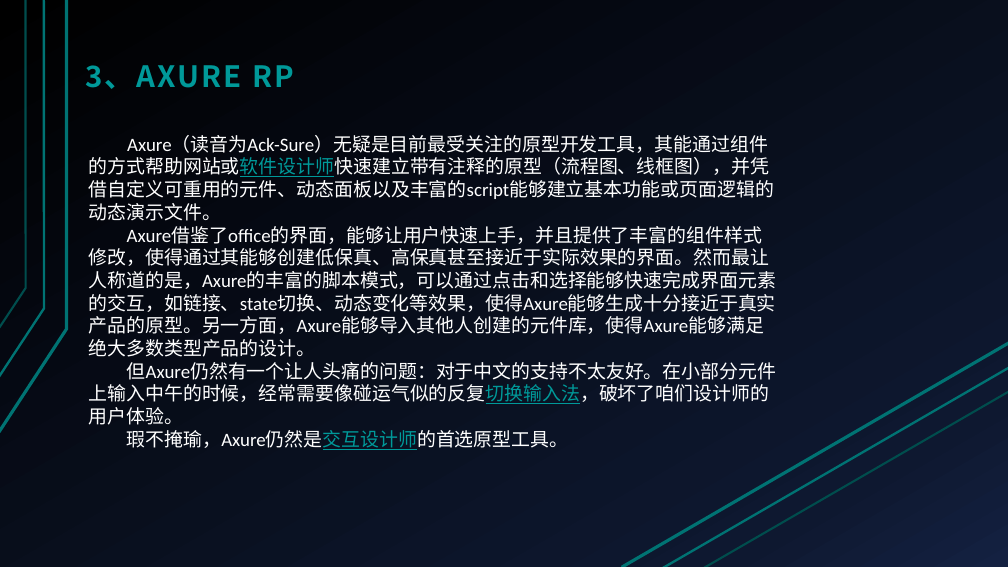
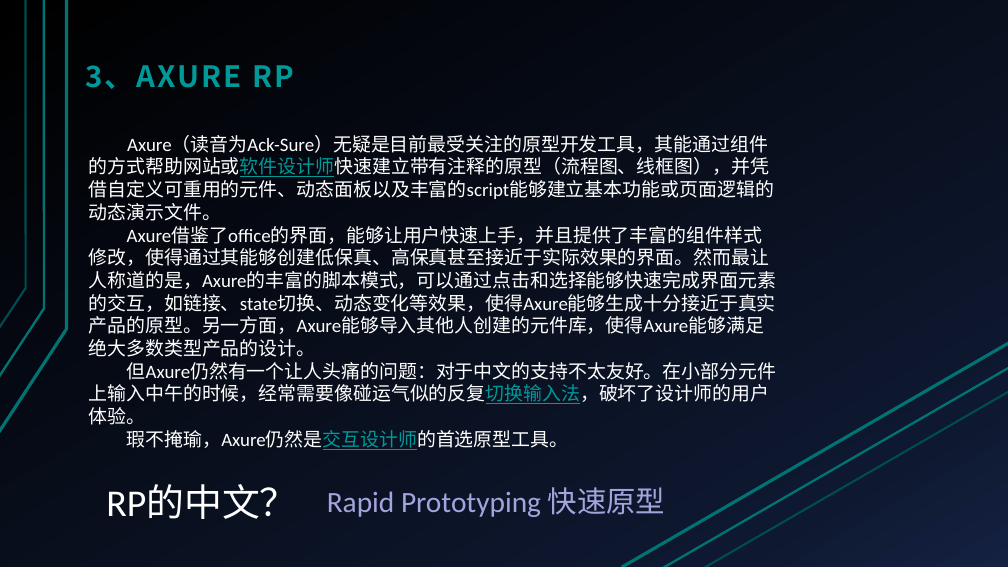
Before and after one commit to KINNNNNNG/G13, a slide deck: slide 8 of PPT/UML翻转课堂PPT/PRD-2016-G13-UML基础Ⅱ-界面原型-1.0.pptx. Drawn at 1008x567 pixels with LibreOffice and Linux fonts; fonts in the diff are those of the drawing. Boxes give left, top, right and bottom in pixels: in the first picture for what was removed or moved away, otherwise in the second. Text is boxed around its words. In the diff, an @@ line names an element or a change of style, - is before the commit and + after.

Commit message:
修改

```diff
--- a/PPT/UML翻转课堂PPT/PRD-2016-G13-UML基础Ⅱ-界面原型-1.0.pptx
+++ b/PPT/UML翻转课堂PPT/PRD-2016-G13-UML基础Ⅱ-界面原型-1.0.pptx
@@ text at bbox=[89, 135, 777, 450]: text changed @@
-Axure（读音为Ack-Sure）无疑是目前最受关注的原型开发工具，其能通过组件的方式帮助网站或软件设计师快速建立带有注释的原型（流程图、线框图），并凭借自定义可重用的元件、动态面板以及丰富的script能够建立基本功能或页面逻辑的动态演示文件。
-Axure借鉴了office的界面，能够让用户快速上手，并且提供了丰富的组件样式修改，使得通过其能够创建低保真、高保真甚至接近于实际效果的界面。然而最让人称道的是，Axure的丰富的脚本模式，可以通过点击和选择能够快速完成界面元素的交互，如链接、state切换、动态变化等效果，使得Axure能够生成十分接近于真实产品的原型。另一方面，Axure能够导入其他人创建的元件库，使得Axure能够满足绝大多数类型产品的设计。
-但Axure仍然有一个让人头痛的问题：对于中文的支持不太友好。在小部分元件上输入中午的时候，经常需要像碰运气似的反复切换输入法，破坏了咱们设计师的用户体验。
-瑕不掩瑜，Axure仍然是交互设计师的首选原型工具。
+Axure（读音为Ack-Sure）无疑是目前最受关注的原型开发工具，其能通过组件的方式帮助网站或软件设计师快速建立带有注释的原型（流程图、线框图），并凭借自定义可重用的元件、动态面板以及丰富的script能够建立基本功能或页面逻辑的动态演示文件。
+Axure借鉴了office的界面，能够让用户快速上手，并且提供了丰富的组件样式修改，使得通过其能够创建低保真、高保真甚至接近于实际效果的界面。然而最让人称道的是，Axure的丰富的脚本模式，可以通过点击和选择能够快速完成界面元素的交互，如链接、state切换、动态变化等效果，使得Axure能够生成十分接近于真实产品的原型。另一方面，Axure能够导入其他人创建的元件库，使得Axure能够满足绝大多数类型产品的设计。
+但Axure仍然有一个让人头痛的问题：对于中文的支持不太友好。在小部分元件上输入中午的时候，经常需要像碰运气似的反复切换输入法，破坏了设计师的用户体验。
+瑕不掩瑜，Axure仍然是交互设计师的首选原型工具。
@@ text added at bbox=[106, 484, 297, 519], 36 pt, text #FFFFFF @@
+RP的中文？
@@ text added at bbox=[327, 487, 666, 517], 28 pt, text #A4A4DC @@
+Rapid Prototyping 快速原型
```
Also in this commit, not shown: 6 other slides changed, 1 slide added.
